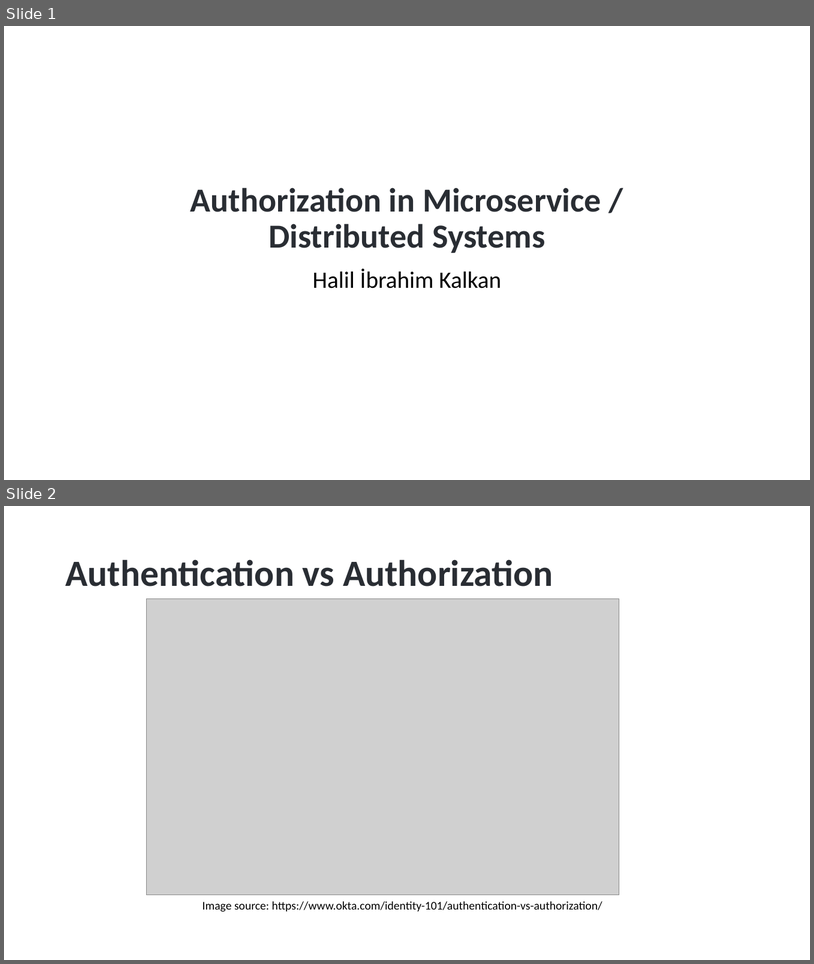
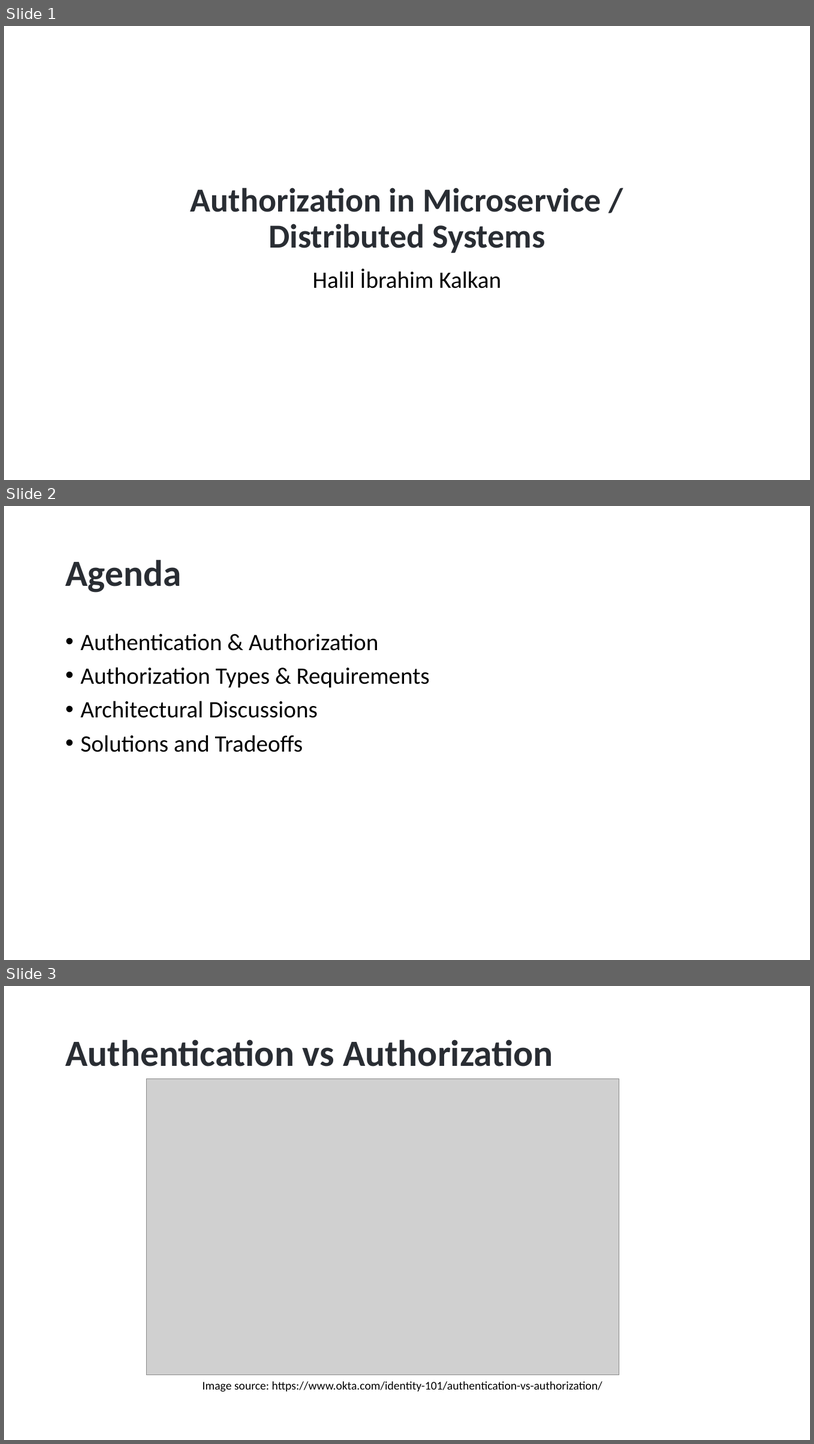
Before and after one commit to hikalkan/presentations, a slide deck: 2022-10-15 Authorization-In-Distributed-Systems/Authorization-In-Distributed-Systems.pptx. Shown one above the other, each under a label of ours: slides 1 and 2 before the commit, slides 1, 2 and 3 after it. The pictures are 814x964 and 814x1444 pixels, drawn with LibreOffice and Linux fonts; fonts in the diff are those of the drawing; grey boxes stand for pictures; background and template pictures are left out. Boxes give left, top, right and bottom in pixels: in the first picture for what was removed or moved away, otherwise in the second. Text is boxed around its words. In the diff, an @@ line names an element or a change of style, - is before the commit and + after.

```diff
--- a/2022-10-15 Authorization-In-Distributed-Systems/Authorization-In-Distributed-Systems.pptx
+++ b/2022-10-15 Authorization-In-Distributed-Systems/Authorization-In-Distributed-Systems.pptx
@@ slide 2 added at <box>4,506,810,960</box>, background picture (left out) @@
@@ title added at <box>65,559,181,592</box>, 44 pt, text #292D33, bold @@
+Agenda
@@ text added at <box>81,633,430,752</box>, 28 pt, text #000000 @@
+• Authentication & Authorization
+• Authorization Types & Requirements
+• Architectural Discussions
+• Solutions and Tradeoffs
@@ what was slide 2 is now slide 3 @@
```
Also in this commit, not shown: 5 slides changed, 1 slide removed.
